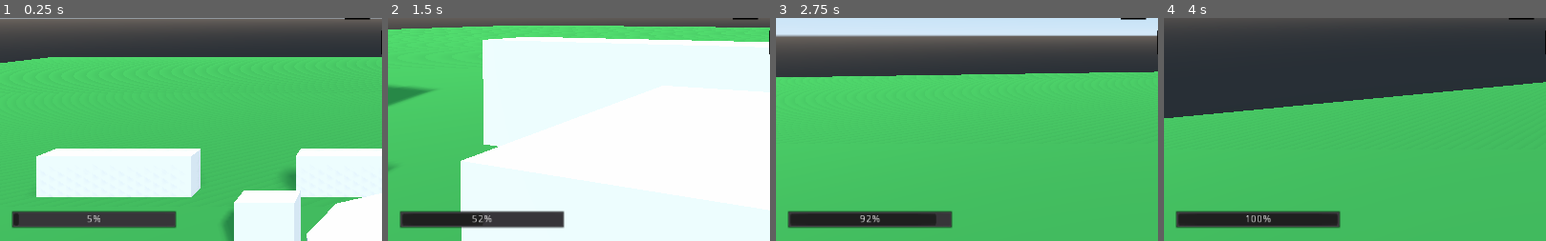
Above: before the commit, frames 1-4 (left to right).
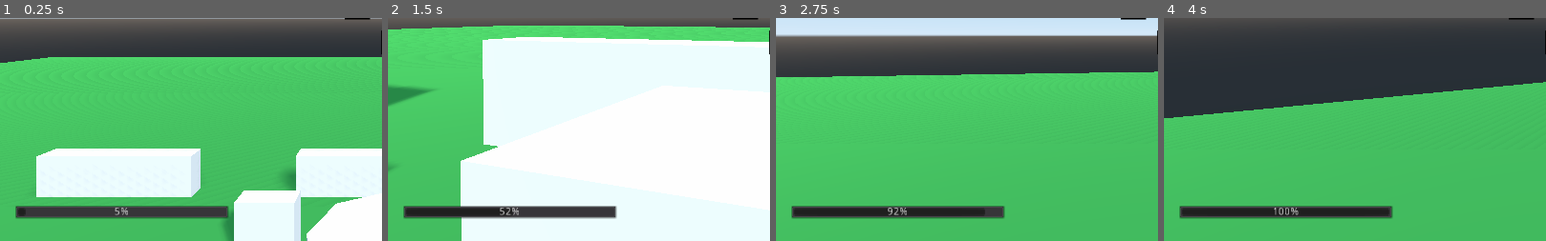
Above: after the commit, the same moments.

Repository: camgrodgers/senior-fps
Game: Godot game, scene res://Main.tscn
Same seed, same stepped clock (60 frames per second), same inputs: the game is played once before the commit and once after it.
Inputs (mouse positions are % of the whole screen's width and height, from its top left):
- Up to frame 1 (0.25 s): no input
- Up to frame 2 (1.5 s): move the mouse to (55, 50) at 0.52 s; hold K (danger_test) 0.53-1.28 s; hold Up (move_forward) from 0.53 s (still down); tap Space (jump) at 0.77 s; move the mouse to (45, 50) at 1.27 s; tap K (danger_test) at 1.35 s
- Up to frame 3 (2.75 s): keep holding Up (move_forward); tap Space (jump) at 1.52 s; move the mouse to (52, 48) at 2.02 s; hold K (danger_test) from 2.03 s (still down); click (52, 48) at 2.1 s
- Up to frame 4 (4 s): keep holding Up (move_forward); move the mouse to (49, 52) at 2.77 s; release K (danger_test) at 2.78 s; tap K (danger_test) at 2.85 s; tap Space (jump) at 3.02, 3.77 s; move the mouse to (57, 51) at 3.52 s; hold K (danger_test) from 3.53 s (still down)
The pictures show only the part of the screen within x 0-50%, y 50-100%; the shares and areas given below are measured in that part.

The runs differ from the first frame. In frame 1, 4.4% of the frame differs, in the area x 3-60%, y 84-95%; in frame 2, 4.6%; in frame 3, 4.7%; in frame 4, 4.7%.

Commit message:
Anchored danger bar to corner, added code to enable enemy distance indicators

Diff:
--- a/Enemies/Enemy.gd
+++ b/Enemies/Enemy.gd
@@ -89,7 +89,7 @@
 		rate = 30
 
 	rate *= delta
-	target.danger_increase(rate)
+	target.danger_increase(rate, distance)
 
 func _process(delta):
 	aim_at_player(delta)
--- a/Levels/NewLevel/NewLevel.tscn
+++ b/Levels/NewLevel/NewLevel.tscn
@@ -5,27 +5,56 @@
 [sub_resource type="SpatialMaterial" id=1]
 albedo_color = Color( 0.262745, 0.12549, 0.12549, 1 )
 
-[sub_resource type="PhysicsMaterial" id=3]
+[sub_resource type="PhysicsMaterial" id=2]
 
-[sub_resource type="SphereShape" id=2]
+[sub_resource type="SphereShape" id=3]
 
 [node name="NewLevel" type="Spatial"]
 
 [node name="Player" parent="." instance=ExtResource( 1 )]
 transform = Transform( 1, 0, 0, 0, 1, 0, 0, 0, 1, -3.11508, 2.47125, 0 )
 
-[node name="CSGBox" type="CSGBox" parent="."]
+[node name="CSGCombiner" type="CSGCombiner" parent="."]
+
+[node name="CSGBox" type="CSGBox" parent="CSGCombiner"]
 use_collision = true
 width = 26.0
 depth = 24.0
 material = SubResource( 1 )
 
+[node name="CSGBox2" type="CSGBox" parent="CSGCombiner"]
+transform = Transform( 0.664657, -0.747149, 0, 0.747149, 0.664657, 0, 0, 0, 1, 20.1276, 7.91159, 0 )
+use_collision = true
+width = 26.0
+depth = 24.0
+material = SubResource( 1 )
+
+[node name="CSGBox3" type="CSGBox" parent="CSGCombiner"]
+transform = Transform( 1, 0, 0, 0, 1, 0, 0, 0, 1, 0, 12.2215, 25.0246 )
+use_collision = true
+width = 26.0
+height = 24.5506
+depth = 24.0
+material = SubResource( 1 )
+
+[node name="CSGCombiner" type="CSGCombiner" parent="CSGCombiner"]
+operation = 2
+
+[node name="CSGBox4" type="CSGBox" parent="CSGCombiner/CSGCombiner"]
+transform = Transform( 1, 0, 0, 0, 1, 0, 0, 0, 1, 0, 12.2215, 25.0246 )
+operation = 2
+use_collision = true
+width = 16.5055
+height = 15.3926
+depth = 24.0
+material = SubResource( 1 )
+
 [node name="StaticBody" type="RigidBody" parent="."]
 transform = Transform( 1, 0, 0, 0, 1, 0, 0, 0, 1, 0, 11.3128, 0 )
-physics_material_override = SubResource( 3 )
+physics_material_override = SubResource( 2 )
 
 [node name="CSGSphere" type="CSGSphere" parent="StaticBody"]
 
 [node name="CollisionShape" type="CollisionShape" parent="StaticBody"]
 transform = Transform( 1, 0, 0, 0, 1, 0, 0, 0, 1, 0, -0.0163124, 0 )
-shape = SubResource( 2 )
+shape = SubResource( 3 )
--- a/Player/HUD.gd
+++ b/Player/HUD.gd
@@ -12,6 +12,10 @@
 
 
 func _process(delta):
+	margin_right = get_viewport().size.x
+	margin_bottom = get_viewport().size.y
+	$CenterContainer.margin_right = get_viewport().size.x
+	$CenterContainer.margin_bottom = get_viewport().size.y
 	update_danger_meter(delta)
 
 func update_danger_meter(delta):
--- a/Player/HUD.tscn
+++ b/Player/HUD.tscn
@@ -7,6 +7,16 @@
 margin_right = 1024.0
 margin_bottom = 600.0
 script = ExtResource( 2 )
+__meta__ = {
+"_edit_use_anchors_": false
+}
+
+[node name="ProgressBar" type="ProgressBar" parent="."]
+anchor_left = 0.02
+anchor_top = 0.92
+anchor_right = 0.3
+anchor_bottom = 0.95
+rounded = true
 __meta__ = {
 "_edit_use_anchors_": false
 }
@@ -24,13 +34,8 @@
 margin_right = 562.0
 margin_bottom = 350.0
 texture = ExtResource( 1 )
+stretch_mode = 3
 
-[node name="ProgressBar" type="ProgressBar" parent="."]
-margin_left = 15.4597
-margin_top = 558.927
-margin_right = 237.46
-margin_bottom = 582.927
-rounded = true
-__meta__ = {
-"_edit_use_anchors_": false
-}
+[node name="MarginContainer" type="MarginContainer" parent="."]
+margin_right = 40.0
+margin_bottom = 40.0
--- a/Player/Player.gd
+++ b/Player/Player.gd
@@ -118,8 +118,8 @@
 
 
 ## Enemy/hazard interactions ##
-func danger_increase(rate):
-	PlayerStats.danger_increase(rate)
+func danger_increase(rate, distance):
+	PlayerStats.danger_increase(rate, distance)
 
 func enemy_killed(decrease_amount):
 	PlayerStats.danger_decrease(decrease_amount)
--- a/Player/PlayerStats.gd
+++ b/Player/PlayerStats.gd
@@ -19,7 +19,7 @@
 		danger_decrease_velocity = 0
 
 #Interaction with enemies
-func danger_increase(rate):
+func danger_increase(rate, distance):
 	danger_decrease_velocity = 0
 
 	# Consider adding a factor for whether they're crouching... might be unneeded though
@@ -35,7 +35,7 @@
 	var test_danger = 0
 	if Input.is_action_pressed("danger_test"):
 		test_danger = 30
-		danger_increase(test_danger * delta)
+		danger_increase(test_danger * delta, 0)
 
 	if Input.is_action_pressed("remove_danger"):
 		danger_decrease(5)
